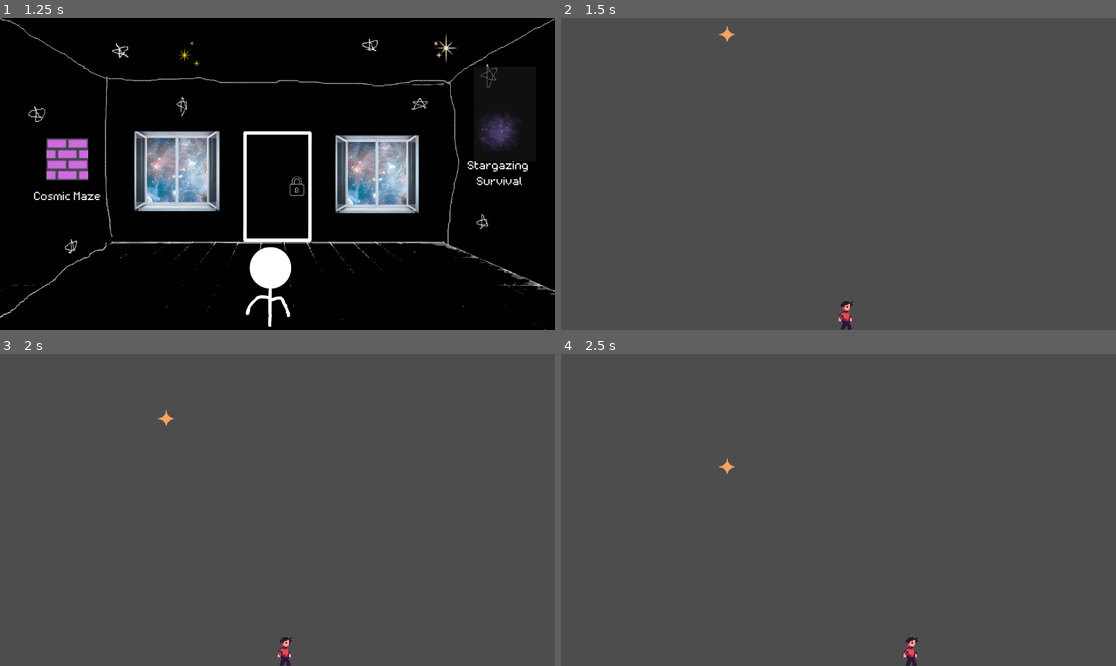
Above: before the commit, frames 1-4 (two rows, left to right).
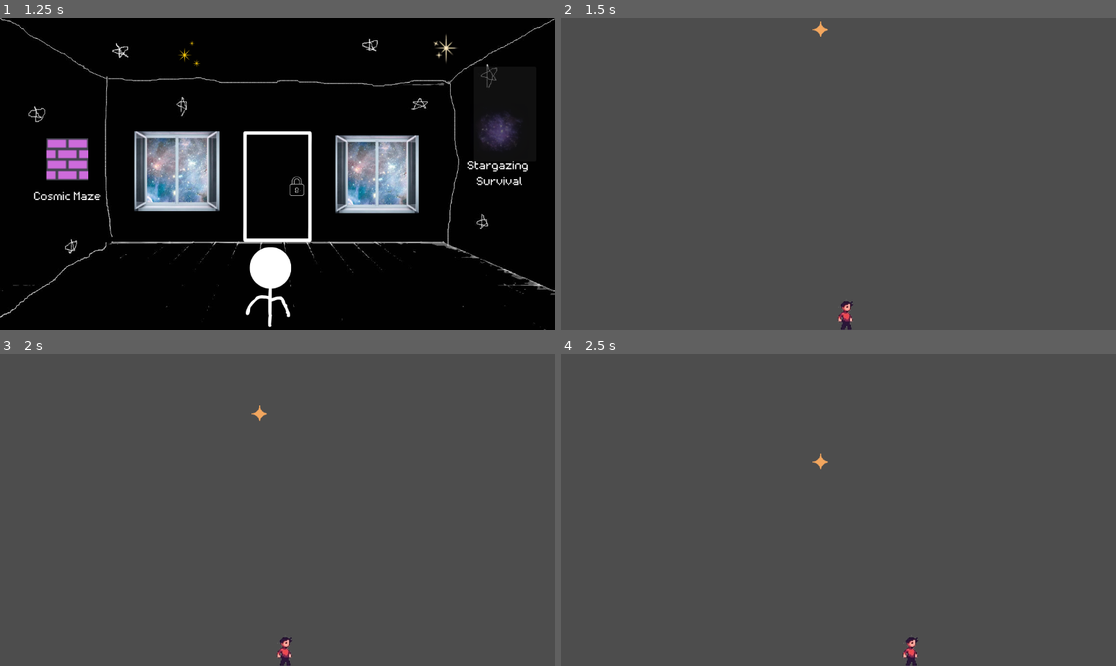
Above: after the commit, the same moments.

Repository: gamerwaves/moonshot
Game: Godot game, scene res://scenes/menu.tscn
Two runs of this game, one before a commit and one after it. Both use one fixed random seed, a clock stepped at 60 frames per second and the inputs below.
Inputs (mouse positions are in pixels of both pictures, inside the frame that each line leads up to):
- Up to frame 1 (1.25 s): click "START" at 0.5 s
- Up to frame 2 (1.5 s): click (1066, 114) at 1.25 s
- Up to frame 3 (2 s): no input
- Up to frame 4 (2.5 s): move the mouse to (960, 494) at 2.02 s; hold Right (ui_right) from 2.03 s (still down); click (960, 494) at 2.17 s

Frame 1 is identical in both runs. In frame 2, 0.1% of the frame differs, in the area x 28-49%, y 1-8%; in frame 3, 0.1%, in the area x 28-49%, y 16-23%; in frame 4, 0.1%.

Commit message:
Changed code for sprite dropping,
Now added a random fixed point for when sprites drop from the sky

Diff:
--- a/moonshot/scenes/menu.tscn
+++ b/moonshot/scenes/menu.tscn
@@ -576,4 +576,8 @@
 offset_bottom = 449.0
 text = "START"
 
+[node name="CollisionShape2D" type="CollisionShape2D" parent="."]
+position = Vector2(575.49994, 324.49997)
+scale = Vector2(1.000868, 0.9984568)
+
 [connection signal="button_up" from="Button" to="." method="_on_button_button_up"]
--- a/moonshot/scripts/fallingObject.gd
+++ b/moonshot/scripts/fallingObject.gd
@@ -1,9 +1,24 @@
-extends Area2D
+extends Node2D
 
-@export var fall_speed := 200
+const SCREEN_WIDTH := 1152
+const SCREEN_HEIGHT := 648
+const FALL_SPEED := 200.0
+
+func _ready():
+	# Randomize once when the node is created
+	randomize()
+
+	# Set a random fixed X position across the screen
+	position.x = randi_range(0, SCREEN_WIDTH)
+
+	# Start above the screen
+	position.y = -10
 
 func _process(delta):
-	position.y += fall_speed * delta
+	# Move downward at a constant speed
+	position.y += FALL_SPEED * delta
 
-	if position.y > 800:
-		queue_free()
+	# Optional: reset when it leaves the screen
+	if position.y > SCREEN_HEIGHT + 10:
+		position.y = -10
+		position.x = randi_range(0, SCREEN_WIDTH)
